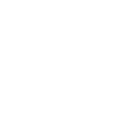
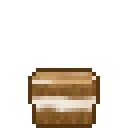
Comparing the layer stacks of the two (128, 128) images. Changes:
painted on "图层 10" over [28, 68, 100, 128]
added layer "图层 11" above "图层 8" over [28, 72, 96, 128]
